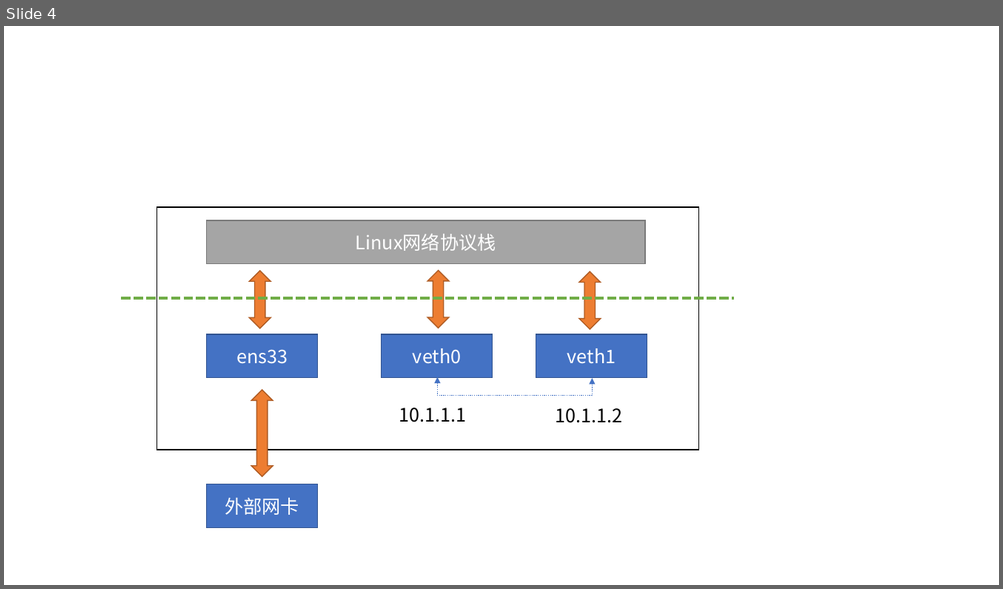
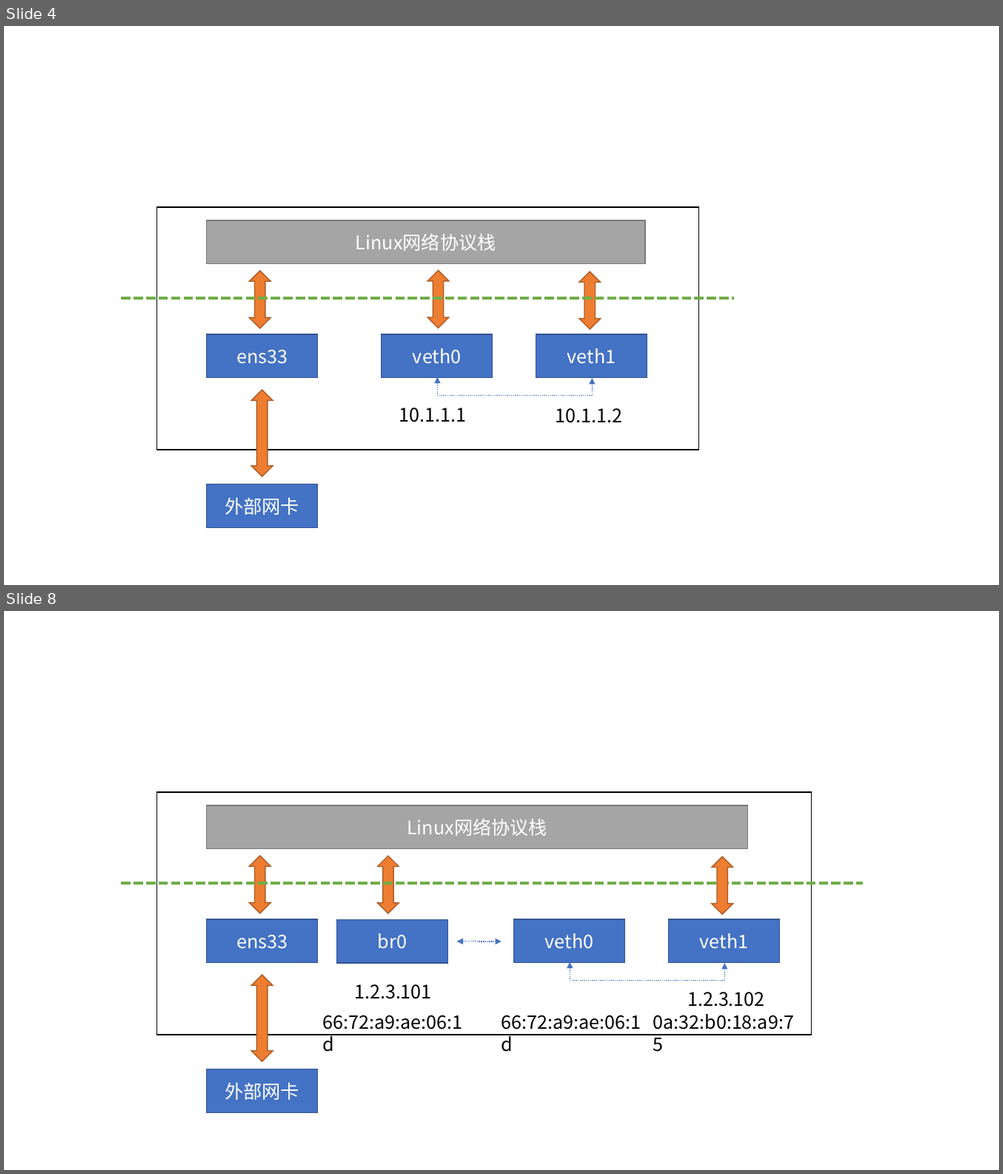
Before and after one commit to YE-Fan/k8s-learning, a slide deck: 1. linux网络虚拟化/1.1 network namespace/新建 Microsoft PowerPoint 演示文稿.pptx. Shown one above the other, each under a label of ours: slide 4 before the commit, slides 4 and 8 after it; the slides between them are not shown. The pictures are 1003x589 and 1003x1174 pixels, drawn with LibreOffice and Linux fonts; fonts in the diff are those of the drawing. Boxes give left, top, right and bottom in pixels: in the first picture for what was removed or moved away, otherwise in the second. Text is boxed around its words. In the diff, an @@ line names an element or a change of style, - is before the commit and + after.

```diff
--- a/1. linux网络虚拟化/1.1 network namespace/新建 Microsoft PowerPoint 演示文稿.pptx
+++ b/1. linux网络虚拟化/1.1 network namespace/新建 Microsoft PowerPoint 演示文稿.pptx
@@ slide 8 added at [4, 611, 999, 1170], background #FFFFFF @@
@@ rectangle added at [157, 792, 811, 1036], fill #FFFFFF, outline #000000 1 pt @@
@@ rectangle added at [206, 806, 747, 849], fill #A5A5A5, outline #7A7A7A 1 pt, 18 pt, text #FFFFFF @@
+Linux网络协议栈
@@ up down arrow added at [250, 856, 271, 913], fill #ED7D31, outline #AF5C24 1 pt @@
@@ up down arrow added at [378, 857, 399, 914], fill #ED7D31, outline #AF5C24 1 pt @@
@@ up down arrow added at [711, 857, 733, 914], fill #ED7D31, outline #AF5C24 1 pt @@
@@ line added from (121, 883) to (862, 883), #70AD47 3 pt dashed @@
@@ rectangle added at [206, 920, 317, 963], fill #4472C4, outline #325491 1 pt, 18 pt, text #FFFFFF @@
+ens33
@@ rectangle added at [337, 920, 448, 963], fill #4472C4, outline #325491 1 pt, 18 pt, text #FFFFFF @@
+br0
@@ text added at [456, 919, 603, 924], 14 pt, text #FFFFFF @@
+Network namespace2
@@ rectangle added at [514, 920, 625, 963], fill #4472C4, outline #325491 1 pt, 18 pt, text #FFFFFF @@
+veth0
@@ rectangle added at [668, 920, 780, 963], fill #4472C4, outline #325491 1 pt, 18 pt, text #FFFFFF @@
+veth1
@@ elbow double arrow added from (457, 942) to (502, 942), #4472C4 1 pt dashed @@
@@ elbow double arrow added from (569, 963) to (725, 963), #4472C4 1 pt dashed @@
@@ up down arrow added at [252, 975, 273, 1062], fill #ED7D31, outline #AF5C24 1 pt @@
@@ text added at [354, 985, 432, 999], 18 pt, text #000000 @@
+1.2.3.101
@@ text added at [687, 992, 765, 1007], 18 pt, text #000000 @@
+1.2.3.102
@@ text added at [322, 1015, 462, 1030], 18 pt, text #000000 @@
+66:72:a9:ae:06:1d
@@ text added at [501, 1015, 640, 1030], 18 pt, text #000000 @@
+66:72:a9:ae:06:1d
@@ text added at [652, 1014, 794, 1030], 18 pt, text #000000 @@
+0a:32:b0:18:a9:75
@@ rectangle added at [206, 1070, 317, 1113], fill #4472C4, outline #325491 1 pt, 18 pt, text #FFFFFF @@
+外部网卡
```
Also in this commit, not shown: 4 other slides added, 1 other file.
